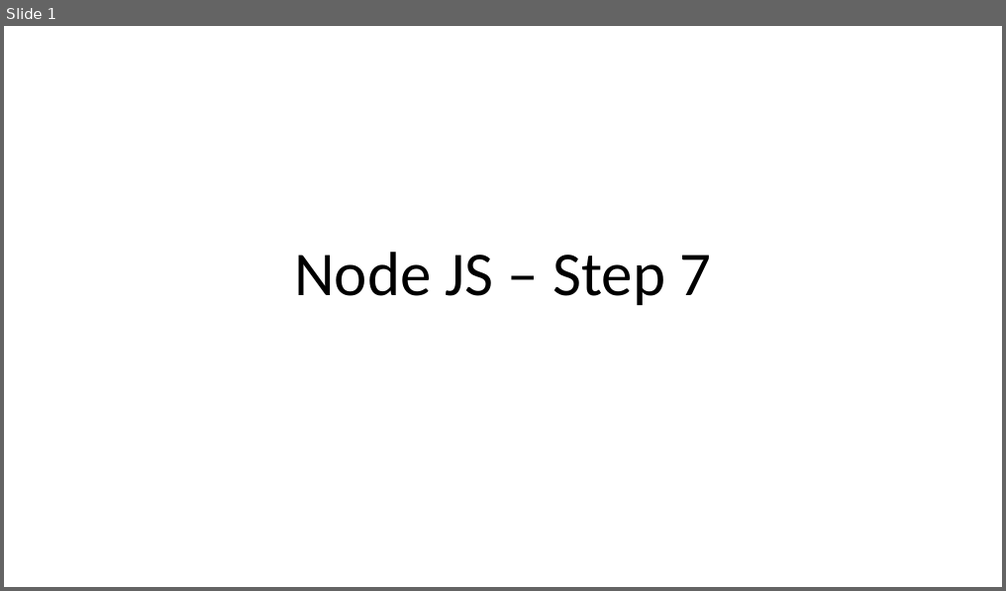
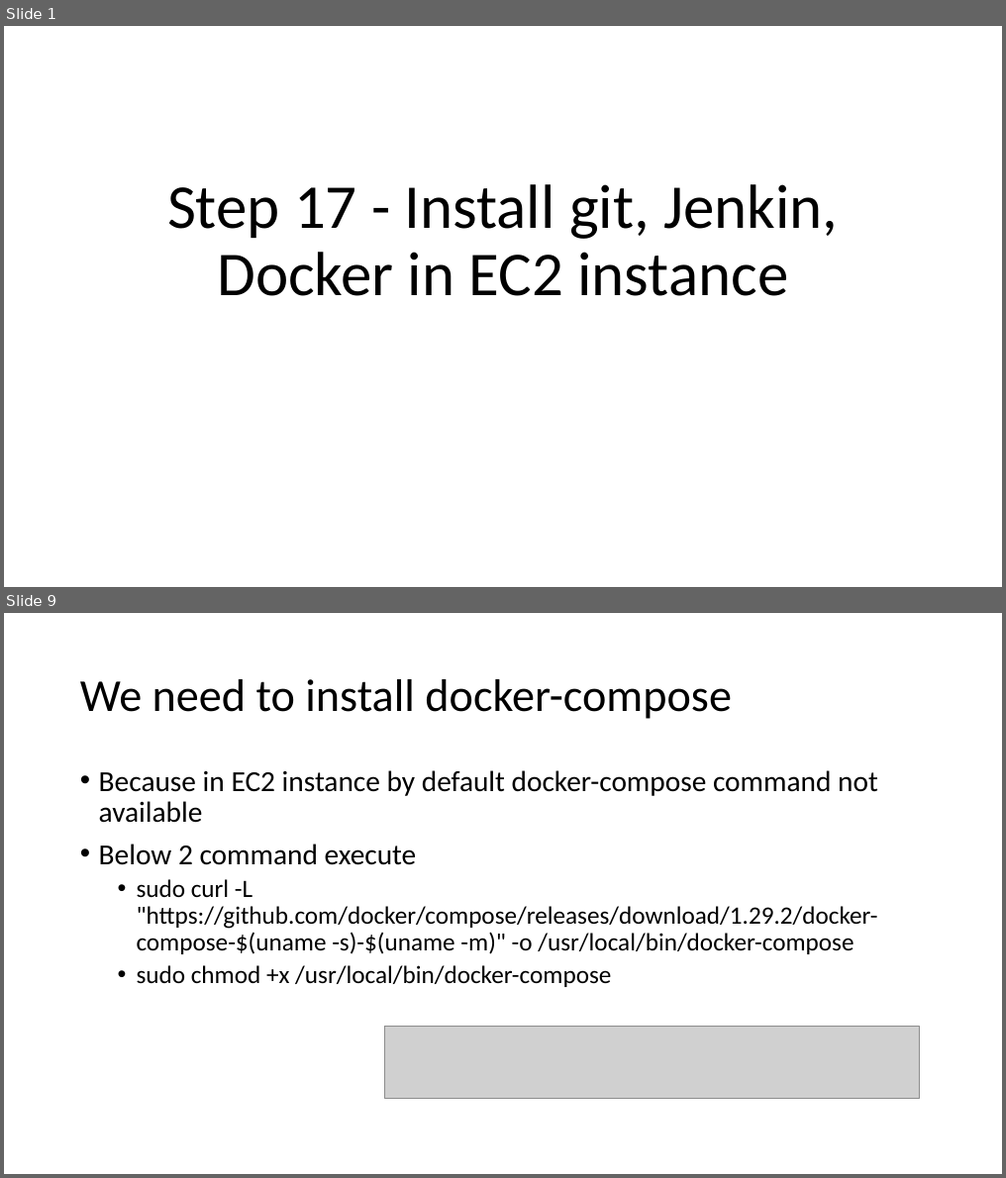
Before and after one commit to Kaleakash/mean_stack_running_capstone, a slide deck: Phase 4/Step 17 - Install git, Jenkin, Docker in EC2 instance.pptx. Shown one above the other, each under a label of ours: slide 1 before the commit, slides 1 and 9 after it; the slides between them are not shown. The pictures are 1006x591 and 1006x1178 pixels, drawn with LibreOffice and Linux fonts; fonts in the diff are those of the drawing; grey boxes stand for pictures. Boxes give left, top, right and bottom in pixels: in the first picture for what was removed or moved away, otherwise in the second. Text is boxed around its words. In the diff, an @@ line names an element or a change of style, - is before the commit and + after.

```diff
--- a/Phase 4/Step 17 - Install git, Jenkin, Docker in EC2 instance.pptx
+++ b/Phase 4/Step 17 - Install git, Jenkin, Docker in EC2 instance.pptx
@@ slide 9 added at bbox=[4, 613, 1002, 1174], background #FFFFFF @@
@@ title added at bbox=[80, 679, 732, 719], 44 pt, text #000000 @@
+We need to install docker-compose
@@ text added at bbox=[99, 770, 878, 987], 24 pt, text #000000 @@
+• Because in EC2 instance by default docker-compose command not available
+• Below 2 command execute
+  • sudo curl -L "https://github.com/docker/compose/releases/download/1.29.2/docker-compose-$(uname -s)-$(uname -m)" -o /usr/local/bin/docker-compose
+  • sudo chmod +x /usr/local/bin/docker-compose
@@ picture added at bbox=[385, 1026, 919, 1098] @@
@@ slide 1 changed as well @@
@@ title at bbox=[167, 184, 838, 296]: text changed @@
-Node JS – Step 7
+Step 17 - Install git, Jenkin, Docker in EC2 instance
```
Also in this commit, not shown: 24 other slides added, 7 slides removed, 7 other files.
